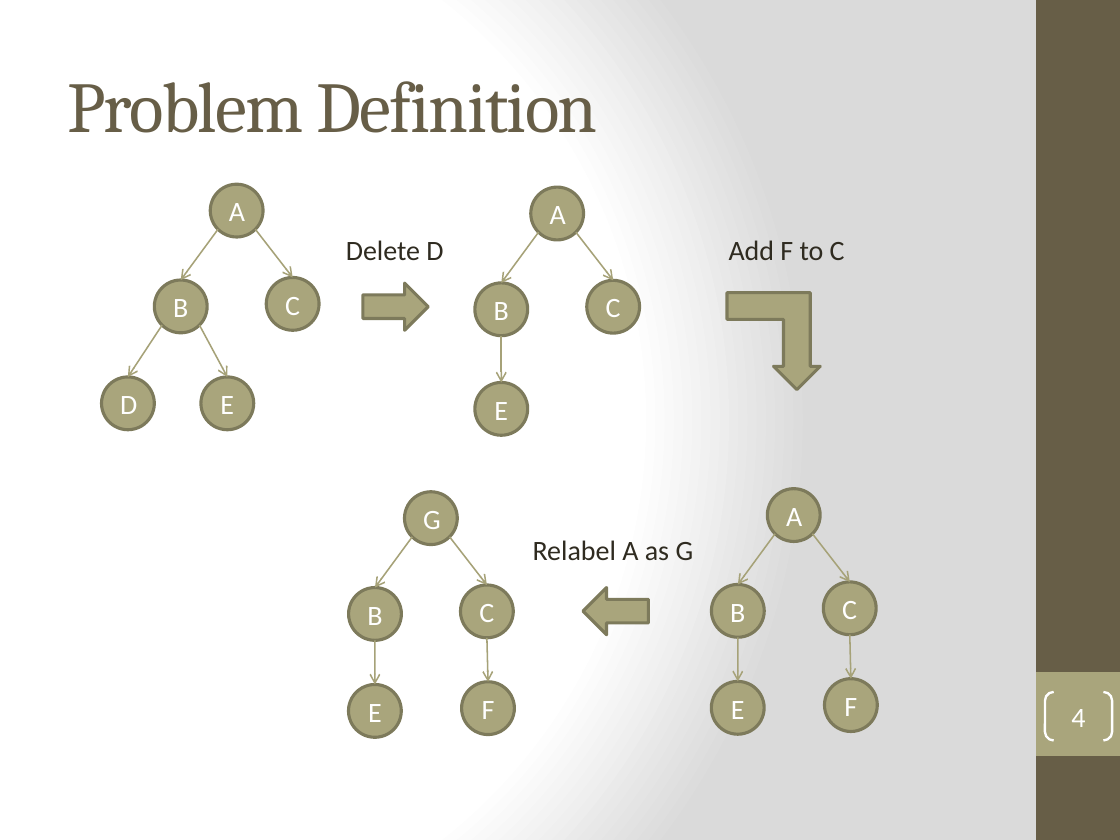
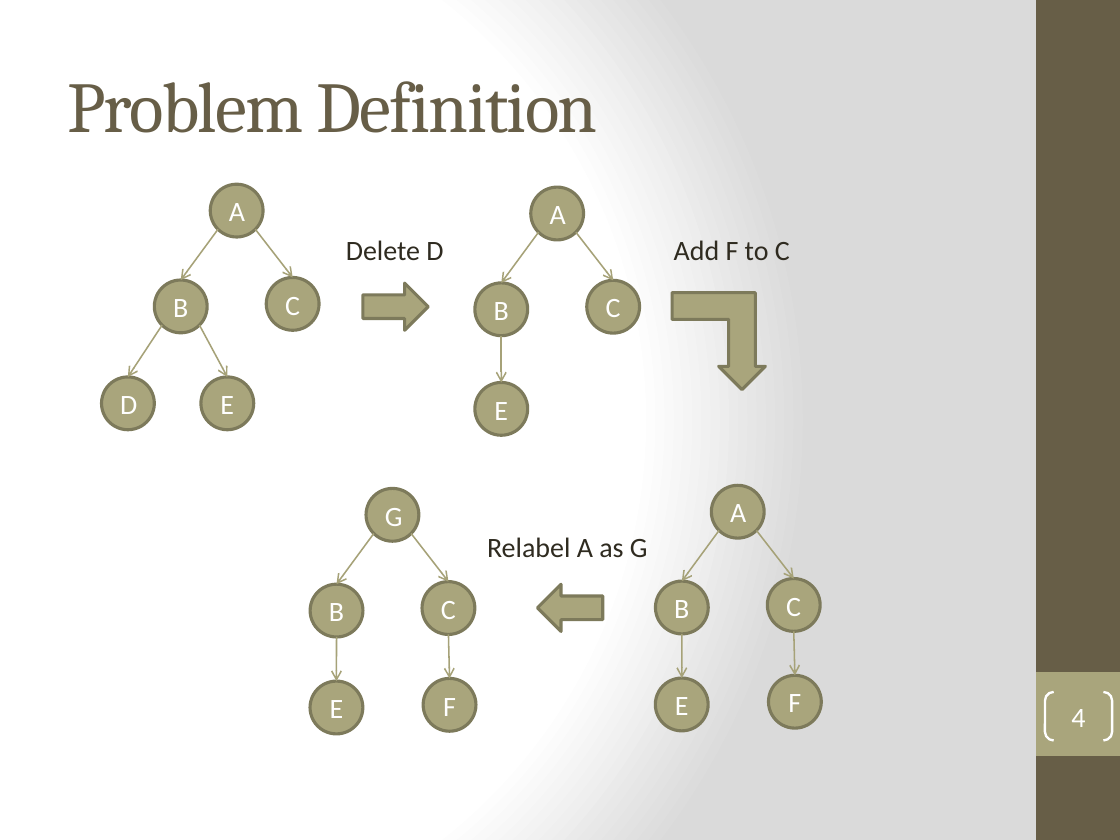
Before and after one commit to SuitAndThai/Graph-Matching, a slide deck: slide 4 of Documents/Fall Presentation.pptx. Drawn at 1120x840 pixels with LibreOffice and Linux fonts; fonts in the diff are those of the drawing. Boxes give left, top, right and bottom in pixels: in the first picture for what was removed or moved away, otherwise in the second. Text is boxed around its words. In the diff, an @@ line names an element or a change of style, - is before the commit and + after.

Commit message:
final presentation once more

```diff
--- a/Documents/Fall Presentation.pptx
+++ b/Documents/Fall Presentation.pptx
@@ text "Add F to C": place and size @@
-text "Add F to C" at (729, 240, 845, 260)
+text "Add F to C" at (674, 240, 790, 260)
@@ bent up arrow: place and size @@
-bent up arrow at (727, 292, 820, 390)
+bent up arrow at (672, 292, 765, 390)
@@ 5 ellipses, 4 arrows: place and size @@
-5 ellipses, 4 arrows at (348, 492, 514, 737)
+5 ellipses, 4 arrows at (310, 488, 476, 734)
@@ text "Relabel A as G": place and size @@
-text "Relabel A as G" at (533, 540, 694, 560)
+text "Relabel A as G" at (487, 537, 648, 557)
@@ right arrow: place and size @@
-right arrow at (584, 588, 648, 635)
+right arrow at (538, 585, 603, 632)
@@ 5 ellipses, 4 arrows: place and size @@
-5 ellipses, 4 arrows at (711, 488, 877, 734)
+5 ellipses, 4 arrows at (655, 485, 821, 730)
```
